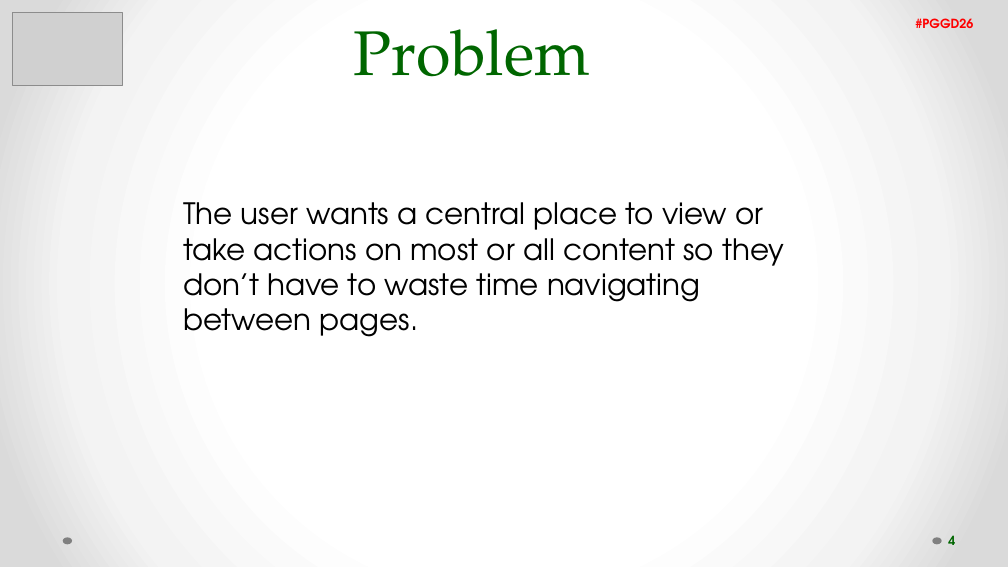
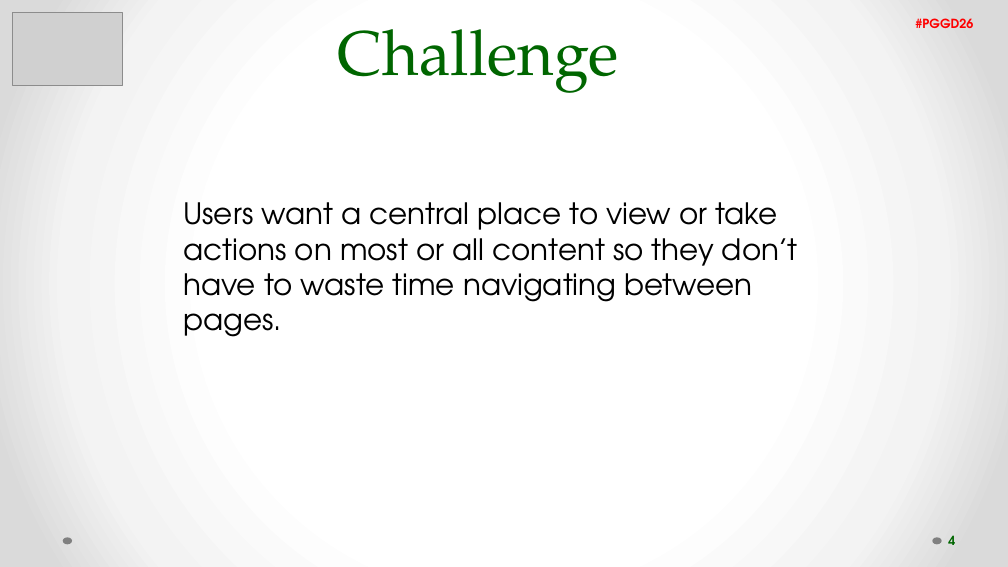
Before and after one commit to filipavm/PGGD26, a slide deck: slide 4 of The power of SPA.pptx. Drawn at 1008x567 pixels with LibreOffice and Linux fonts; fonts in the diff are those of the drawing; grey boxes stand for pictures. Boxes give left, top, right and bottom in pixels: in the first picture for what was removed or moved away, otherwise in the second. Text is boxed around its words. In the diff, an @@ line names an element or a change of style, - is before the commit and + after.

```diff
--- a/The power of SPA.pptx
+++ b/The power of SPA.pptx
@@ text at <box>338,29,618,93</box>: text changed @@
-Problem
+Challenge
@@ text at <box>183,202,798,337</box>: text changed @@
-The user wants a central place to view or take actions on most or all content so they don’t have to waste time navigating between pages.
+Users want a central place to view or take actions on most or all content so they don’t have to waste time navigating between pages.
```
Also in this commit, not shown: 10 other slides changed, 3 slides added, 1 slide removed.
